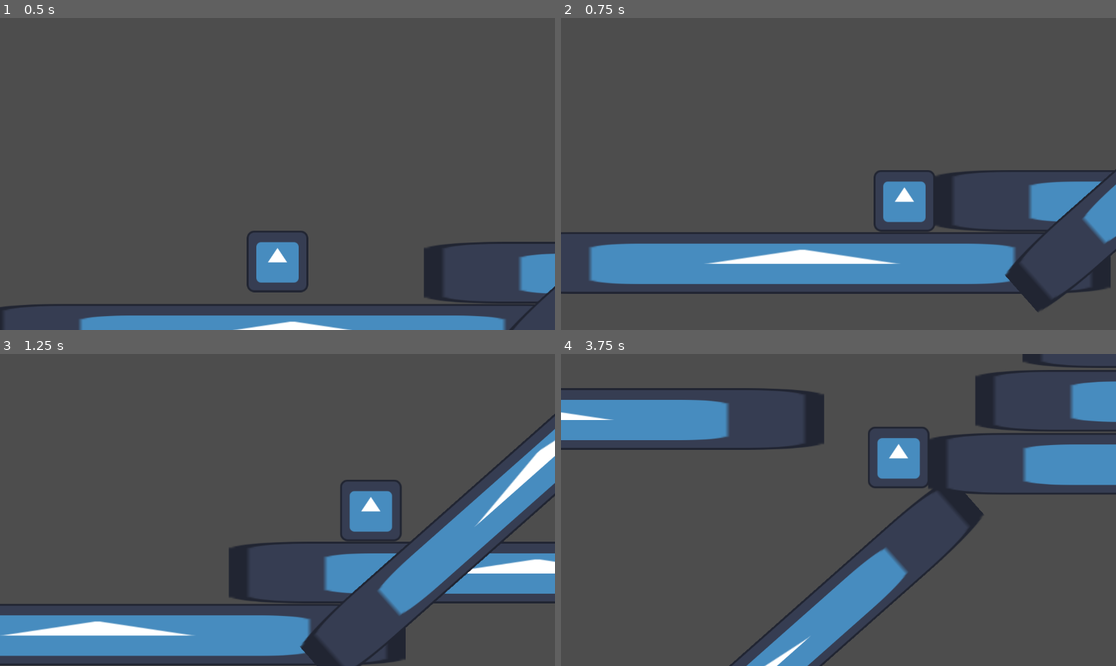
Above: before the commit, frames 1-4 (two rows, left to right).
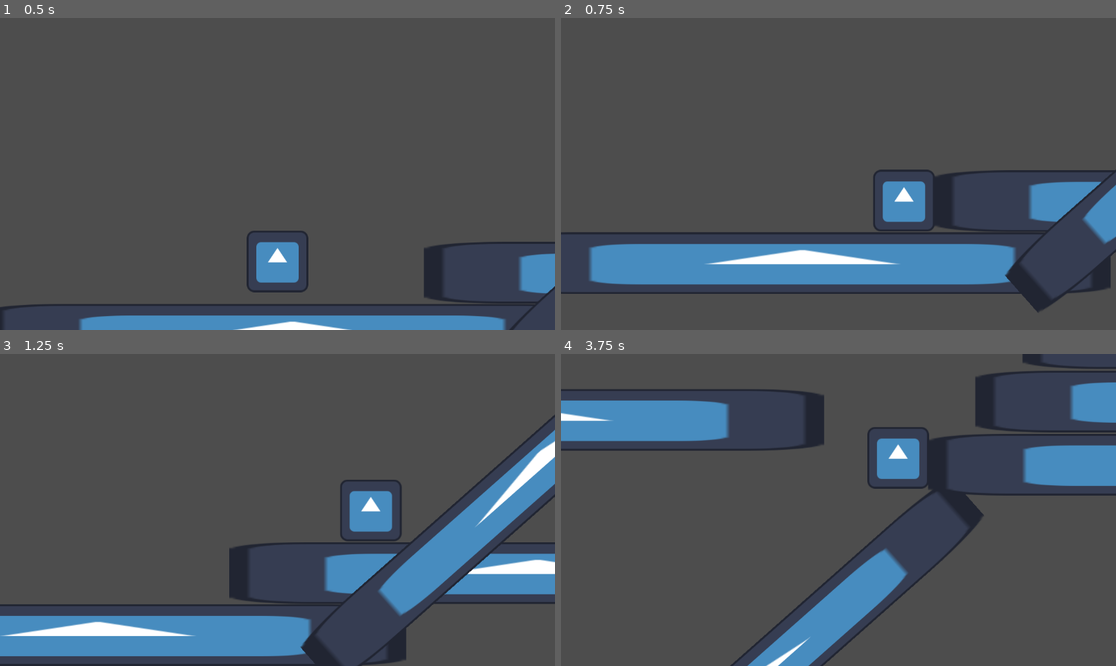
Above: after the commit, the same moments.

Repository: SPsEGS/GameJamLeMeilleurJeu
Game: Godot game, scene res://Scenes/TestScene.tscn
Same seed, same stepped clock (60 frames per second), same inputs: the game is played once before the commit and once after it. The engine's default icon, where the game draws it, is replaced by a stand-in: a white triangle on a blue panel in a dark square.
Inputs:
- Up to frame 1 (0.5 s): no input
- Up to frame 2 (0.75 s): hold Right (p1_mv_right) from 0.53 s (still down)
- Up to frame 3 (1.25 s): keep holding Right (p1_mv_right); tap Up (p1_jump) at 0.77 s
- Up to frame 4 (3.75 s): tap Up (p1_jump) at 1.52, 3.02 s; release Right (p1_mv_right) at 2.03 s; hold Left (p1_mv_left) 2.03-2.78 s; hold Right (p1_mv_right) from 2.78 s (still down)

Frame 1 is identical in both runs. In frame 2, 1.0% of the frame differs, in the area x 5-100%, y 48-94%; in frame 3, 1.7%; in frame 4, 2.1%, in the area x 0-100%, y 3-100%.

Commit message:
Add Alien
Add Alien, setup layer names, fix player collision size by 2 pixels

Diff:
--- /dev/null
+++ b/Scenes/Alien.tscn
@@ -0,0 +1,7 @@
+[gd_scene load_steps=3 format=3 uid="uid://bk5cwt3kdigr7"]
+
+[ext_resource type="PackedScene" uid="uid://u5xexd2ip3w6" path="res://Scenes/Player.tscn" id="1_eucf8"]
+[ext_resource type="Script" path="res://Scripts/Alien.gd" id="2_nrh6b"]
+
+[node name="CharacterBody2D" instance=ExtResource("1_eucf8")]
+script = ExtResource("2_nrh6b")
--- a/Scenes/Player.tscn
+++ b/Scenes/Player.tscn
@@ -4,9 +4,9 @@
 [ext_resource type="Texture2D" uid="uid://dv76vp6l72tk8" path="res://icon.svg" id="2_14w52"]
 
 [sub_resource type="RectangleShape2D" id="RectangleShape2D_m10ex"]
-size = Vector2(126, 126)
+size = Vector2(128, 128)
 
-[node name="CharacterBody2D" type="CharacterBody2D"]
+[node name="CharacterBody2D2" type="CharacterBody2D"]
 script = ExtResource("1_7fyqf")
 
 [node name="Sprite2D" type="Sprite2D" parent="."]
--- /dev/null
+++ b/Scripts/Alien.gd
@@ -0,0 +1,3 @@
+extends Player
+
+class_name Alien
--- a/project.godot
+++ b/project.godot
@@ -46,3 +46,8 @@
 "events": [Object(InputEventKey,"resource_local_to_scene":false,"resource_name":"","device":-1,"window_id":0,"alt_press …(183 unchanged characters)…
 ]
 }
+
+[layer_names]
+
+2d_physics/layer_1="Environment"
+2d_physics/layer_2="Grappleable"
